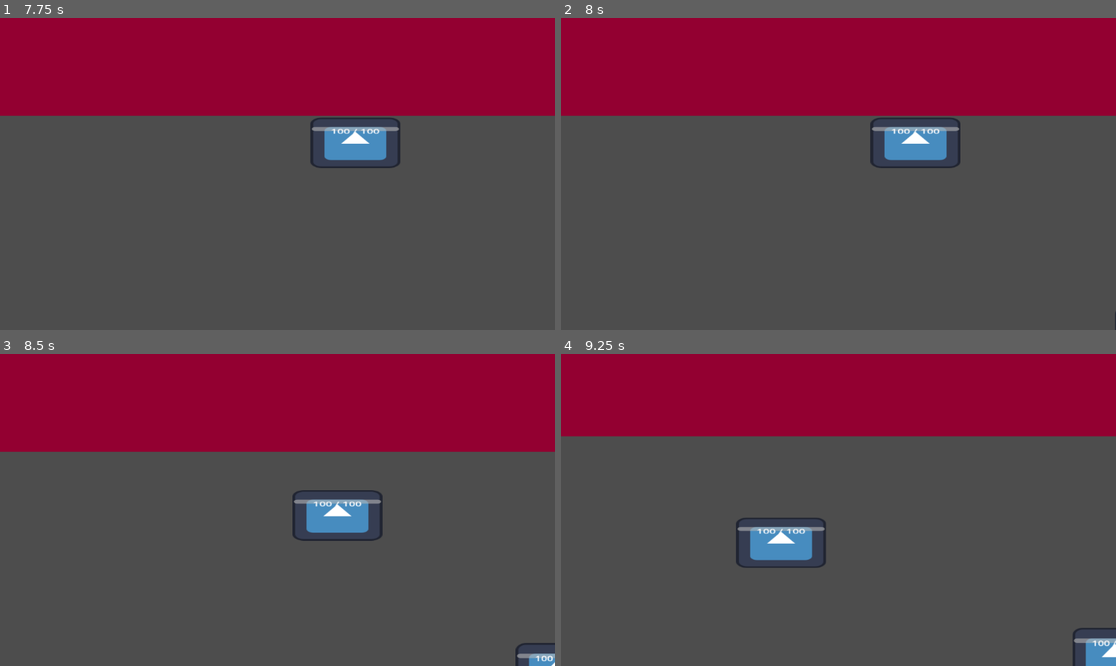
Above: before the commit, frames 1-4 (two rows, left to right).
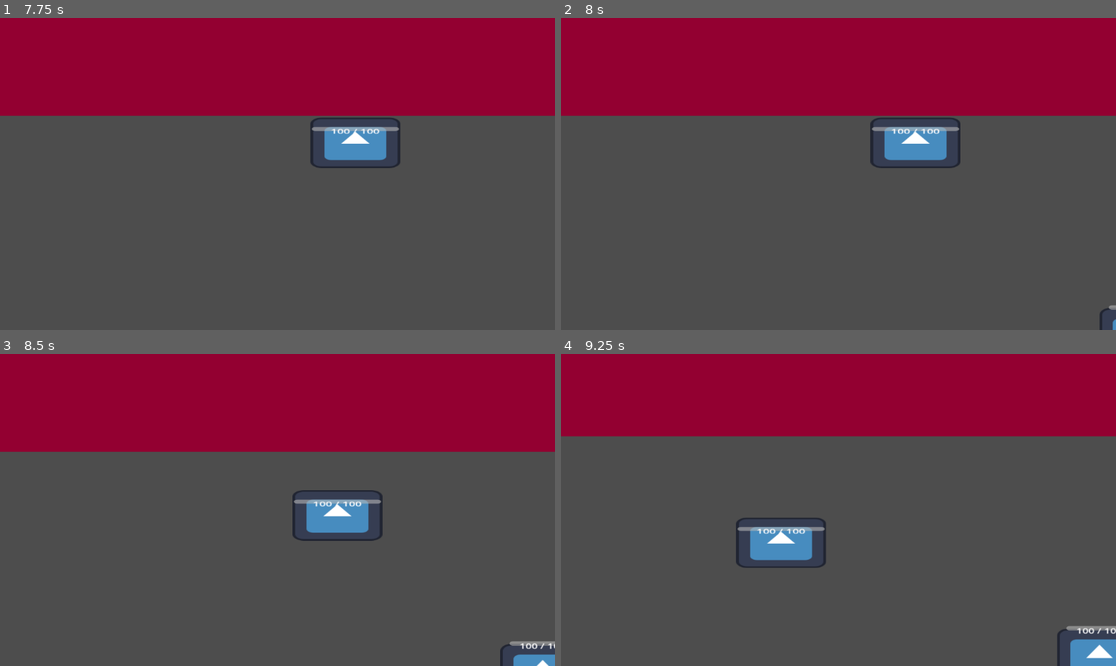
Above: after the commit, the same moments.

Repository: JetDragon2021/monster-arena
Game: Godot game, scene res://main.tscn
Same seed, same stepped clock (60 frames per second), same inputs: the game is played once before the commit and once after it. The engine's default icon, where the game draws it, is replaced by a stand-in: a white triangle on a blue panel in a dark square.
Inputs (mouse positions are in pixels of both pictures, inside the frame that each line leads up to):
- Up to frame 1 (7.75 s): tap Enter at 0.5 s; move the mouse to (249, 236) at 0.52 s; hold W (move_up) 0.53-2.03 s; click (249, 236) at 0.6 s; move the mouse to (444, 220) at 1.27 s; click (444, 220) at 1.35 s; move the mouse to (111, 127) at 2.02 s; hold A (move_left) 2.03-3.53 s; tap Space (dodge) at 2.1, 4.35, 6.6 s; click (111, 127) at 2.3 s; move the mouse to (305, 174) at 2.77 s; click (305, 174) at 2.85 s; move the mouse to (194, 96) at 3.52 s; hold S (move_down) 3.53-4.28 s; click (194, 96) at 3.6 s; move the mouse to (399, 158) at 4.27 s; hold D (move_right) 4.28-5.03 s; click (399, 158) at 4.55 s; move the mouse to (166, 189) at 5.02 s; hold W (move_up) 5.03-5.78 s; click (166, 189) at 5.1 s; move the mouse to (333, 105) at 5.77 s; hold D (move_right) from 5.78 s (still down); click (333, 105) at 5.85 s; move the mouse to (249, 236) at 6.52 s; click (249, 236) at 6.8 s; move the mouse to (444, 220) at 7.27 s; click (444, 220) at 7.35 s
- Up to frame 2 (8 s): keep holding D (move_right)
- Up to frame 3 (8.5 s): move the mouse to (111, 463) at 8.02 s; release D (move_right) at 8.03 s; hold S (move_down) from 8.03 s (still down); click (111, 463) at 8.1 s
- Up to frame 4 (9.25 s): move the mouse to (866, 510) at 8.77 s; release S (move_down) at 8.78 s; hold A (move_left) from 8.78 s (still down); tap Space (dodge) at 8.85 s; click (866, 510) at 9.05 s

Frame 1 is identical in both runs. In frame 2, less than 0.1% of the frame differs, in the area x 96-100%, y 91-100%; in frame 3, 0.4%; in frame 4, 0.8%, in the area x 89-100%, y 87-100%.

Commit message:
Refactored node names, updated enemy attack mechanics, and fixed initialization issues

Diff:
--- a/arena.gd
+++ b/arena.gd
@@ -1,15 +1,15 @@
 extends Node2D
 
-@onready var boundaries = $Boundaries
-@onready var top_wall = $Boundaries/TopWall
-@onready var bottom_wall = $Boundaries/BottomWall
-@onready var left_wall = $Boundaries/LeftWall
-@onready var right_wall = $Boundaries/RightWall
+@onready var arena_walls = $ArenaWalls
+@onready var top_wall = $ArenaWalls/TopArenaWall
+@onready var bottom_wall = $ArenaWalls/BottomArenaWall
+@onready var left_wall = $ArenaWalls/LeftArenaWall
+@onready var right_wall = $ArenaWalls/RightArenaWall
 
-@onready var top_wall_rect = $Boundaries/TopWallRect
-@onready var bottom_wall_rect = $Boundaries/BottomWallRect
-@onready var left_wall_rect = $Boundaries/LeftWallRect
-@onready var right_wall_rect = $Boundaries/RightWallRect
+@onready var top_wall_rect = $ArenaWalls/TopWallRect
+@onready var bottom_wall_rect = $ArenaWalls/BottomWallRect
+@onready var left_wall_rect = $ArenaWalls/LeftWallRect
+@onready var right_wall_rect = $ArenaWalls/RightWallRect
 
 func _ready():
 	# No additional setup needed
--- a/arena.tscn
+++ b/arena.tscn
@@ -11,58 +11,58 @@
 [sub_resource type="RectangleShape2D" id="RectangleShape2D_2"]
 size = Vector2(73.5938, 100)
 
-[sub_resource type="RectangleShape2D" id="RectangleShape2D_3"]
-size = Vector2(200, 200)
-
 [sub_resource type="RectangleShape2D" id="RectangleShape2D_4"]
 size = Vector2(150, 150)
+
+[sub_resource type="RectangleShape2D" id="RectangleShape2D_3"]
+size = Vector2(206.667, 240.019)
 
 [node name="Arena" type="Node2D"]
 script = ExtResource("1_qlwqg")
 
-[node name="Boundaries" type="StaticBody2D" parent="."]
+[node name="ArenaWalls" type="StaticBody2D" parent="."]
 scale = Vector2(2.64, 2.04)
 collision_mask = 3
 
-[node name="TopWall" type="CollisionShape2D" parent="Boundaries"]
+[node name="TopArenaWall" type="CollisionShape2D" parent="ArenaWalls"]
 position = Vector2(593.04, 4.90196)
 scale = Vector2(9.45184, 0.357946)
 shape = SubResource("RectangleShape2D_1")
 debug_color = Color(0.572549, 0, 0.298039, 1)
 
-[node name="BottomWall" type="CollisionShape2D" parent="Boundaries"]
+[node name="BottomArenaWall" type="CollisionShape2D" parent="ArenaWalls"]
 position = Vector2(571.591, 647.549)
 scale = Vector2(9.51515, 0.43137)
 shape = SubResource("RectangleShape2D_1")
 debug_color = Color(0.572549, 0, 0.298039, 1)
 
-[node name="LeftWall" type="CollisionShape2D" parent="Boundaries"]
+[node name="LeftArenaWall" type="CollisionShape2D" parent="ArenaWalls"]
 position = Vector2(0, 324)
 rotation = 1.5708
 scale = Vector2(6.29831, 0.4396)
 shape = SubResource("RectangleShape2D_1")
 debug_color = Color(0.572549, 0, 0.298039, 1)
 
-[node name="RightWall" type="CollisionShape2D" parent="Boundaries"]
+[node name="RightArenaWall" type="CollisionShape2D" parent="ArenaWalls"]
 position = Vector2(1152, 324)
 rotation = 1.5708
 scale = Vector2(6.73681, 0.479728)
 shape = SubResource("RectangleShape2D_1")
 debug_color = Color(0.572549, 0, 0.298039, 1)
 
-[node name="TopWallRect" type="ColorRect" parent="Boundaries"]
+[node name="TopWallRect" type="ColorRect" parent="ArenaWalls"]
 offset_top = -32.0
 offset_right = 1152.0
 offset_bottom = 32.0
 color = Color(0.576471, 0, 0.192157, 1)
 
-[node name="BottomWallRect" type="ColorRect" parent="Boundaries"]
+[node name="BottomWallRect" type="ColorRect" parent="ArenaWalls"]
 offset_top = 616.0
 offset_right = 1152.0
 offset_bottom = 680.0
 color = Color(0.576471, 0, 0.192157, 1)
 
-[node name="LeftWallRect" type="ColorRect" parent="Boundaries"]
+[node name="LeftWallRect" type="ColorRect" parent="ArenaWalls"]
 offset_left = -34.0
 offset_top = -346.0
 offset_right = 30.0
@@ -71,7 +71,7 @@
 scale = Vector2(1, 1.91911)
 color = Color(0.576471, 0, 0.192157, 1)
 
-[node name="RightWallRect" type="ColorRect" parent="Boundaries"]
+[node name="RightWallRect" type="ColorRect" parent="ArenaWalls"]
 offset_left = 1126.0
 offset_top = -418.0
 offset_right = 1190.0
@@ -131,50 +131,50 @@
 drag_vertical_enabled = true
 
 [node name="DummyMonster" type="CharacterBody2D" parent="." groups=["enemy"]]
-position = Vector2(800, 300)
+position = Vector2(786, 301)
 scale = Vector2(0.6, 0.474962)
 collision_layer = 4
 collision_mask = 5
 script = ExtResource("3_monster")
 metadata/_edit_group_ = true
 
-[node name="Sprite2D" type="Sprite2D" parent="DummyMonster"]
+[node name="EnemySprite" type="Sprite2D" parent="DummyMonster"]
 texture = ExtResource("5_monster_texture")
 
-[node name="CollisionShape2D" type="CollisionShape2D" parent="DummyMonster"]
+[node name="EnemyCollisionShape" type="CollisionShape2D" parent="DummyMonster"]
 position = Vector2(0, -0.5)
 shape = SubResource("RectangleShape2D_1")
 
-[node name="HealthBar" type="ProgressBar" parent="DummyMonster"]
-offset_left = -62.0
-offset_top = -40.0
-offset_right = 62.0
-offset_bottom = -30.0
+[node name="EnemyHealthBar" type="ProgressBar" parent="DummyMonster"]
+offset_left = -50.0
+offset_top = -70.0
+offset_right = 50.0
+offset_bottom = -60.0
 value = 100.0
 show_percentage = false
 
-[node name="HealthLabel" type="Label" parent="DummyMonster/HealthBar"]
+[node name="EnemyHealthLabel" type="Label" parent="DummyMonster/EnemyHealthBar"]
 layout_mode = 0
 offset_left = 1.0
 offset_top = -1.0
-offset_right = 124.0
+offset_right = 99.0
 offset_bottom = 22.0
 text = "100 / 100"
 horizontal_alignment = 1
+
+[node name="DetectionArea" type="Area2D" parent="DummyMonster"]
+collision_layer = 4
+collision_mask = 2
+
+[node name="DetectionAreaCollisionShape" type="CollisionShape2D" parent="DummyMonster/DetectionArea"]
+scale = Vector2(2, 2)
+shape = SubResource("RectangleShape2D_4")
 
 [node name="AttackArea" type="Area2D" parent="DummyMonster"]
 collision_layer = 4
 collision_mask = 2
 
-[node name="CollisionShape2D" type="CollisionShape2D" parent="DummyMonster/AttackArea"]
-position = Vector2(100, 0)
-scale = Vector2(5, 3)
+[node name="EnemyAttackAreaCollisionShape" type="CollisionShape2D" parent="DummyMonster/AttackArea"]
+position = Vector2(5.00012, 6.10352e-05)
+scale = Vector2(2, 2)
 shape = SubResource("RectangleShape2D_3")
-
-[node name="DetectionArea" type="Area2D" parent="DummyMonster"]
-collision_layer = 2
-collision_mask = 2
-
-[node name="CollisionShape2D" type="CollisionShape2D" parent="DummyMonster/DetectionArea"]
-scale = Vector2(2, 2)
-shape = SubResource("RectangleShape2D_4")
--- a/dummy_monster.gd
+++ b/dummy_monster.gd
@@ -8,9 +8,9 @@
 @export var dodge_cooldown = 1.0  # Cooldown between dodges
 
 @export var max_health: int = 100
-@export var attack_damage: int = 20  # Increased damage
-@export var attack_range: float = 200.0  # Increased attack range
-@export var chase_range: float = 500.0  # Increased chase range
+@export var attack_damage: int = 10  # Reduced damage from 20 to 10
+@export var attack_range: float = 250.0  # Increased attack range
+@export var chase_range: float = 400.0  # Slightly increased chase range
 
 var health: int = max_health
 
@@ -29,8 +29,8 @@
 # Ability cooldowns
 var ability_cooldowns: Dictionary = {}
 
-@onready var health_bar = $HealthBar
-@onready var health_label = $HealthBar/HealthLabel
+@onready var health_bar = $EnemyHealthBar
+@onready var health_label = $EnemyHealthBar/EnemyHealthLabel
 @onready var attack_area = $AttackArea
 @onready var detection_area = $DetectionArea
 
@@ -56,7 +56,7 @@
 	attack_area.connect("body_exited", Callable(self, "_on_attack_area_body_exited"))
 
 	# Print attack area collision shape details
-	var attack_area_shape = $AttackArea/CollisionShape2D
+	var attack_area_shape = $AttackArea/EnemyAttackAreaCollisionShape
 	print("Attack Area Position: ", attack_area_shape.position)
 	print("Attack Area Scale: ", attack_area_shape.scale)
 
@@ -66,8 +66,21 @@
 			ability_cooldowns[ability] -= delta
 
 func update_health_display():
-	health_bar.value = health
-	health_label.text = "%d / %d" % [health, max_health]
+	print("Updating Health Display")
+	print("Health: ", health)
+	print("Max Health: ", max_health)
+
+	if health_bar:
+		health_bar.value = health
+		print("Health Bar Value Set To: ", health_bar.value)
+	else:
+		print("ERROR: Health Bar Not Found!")
+
+	if health_label:
+		health_label.text = "%d / %d" % [health, max_health]
+		print("Health Label Text Set To: ", health_label.text)
+	else:
+		print("ERROR: Health Label Not Found!")
 
 func _physics_process(delta):
 	# Update ability cooldowns
@@ -100,9 +113,13 @@
 					print("Attempting to attack!")
 					attack()
 			elif distance_to_target <= chase_range:
-				# Chase the target more aggressively
+				# Chase the target, but not directly into them
 				var direction_to_target = (target.global_position - global_position).normalized()
-				velocity = direction_to_target * speed  # Full speed chase
+				var approach_velocity = direction_to_target * speed * 0.7  # Slower approach
+
+				# Slight zigzag to make movement less predictable
+				var zigzag_offset = Vector2(sin(Time.get_ticks_msec() * 0.01), cos(Time.get_ticks_msec() * 0.01)) * 50
+				velocity = approach_velocity + zigzag_offset
 
 				# Try to dodge if close and health is low
 				if distance_to_target < 150 and health < max_health / 2:
